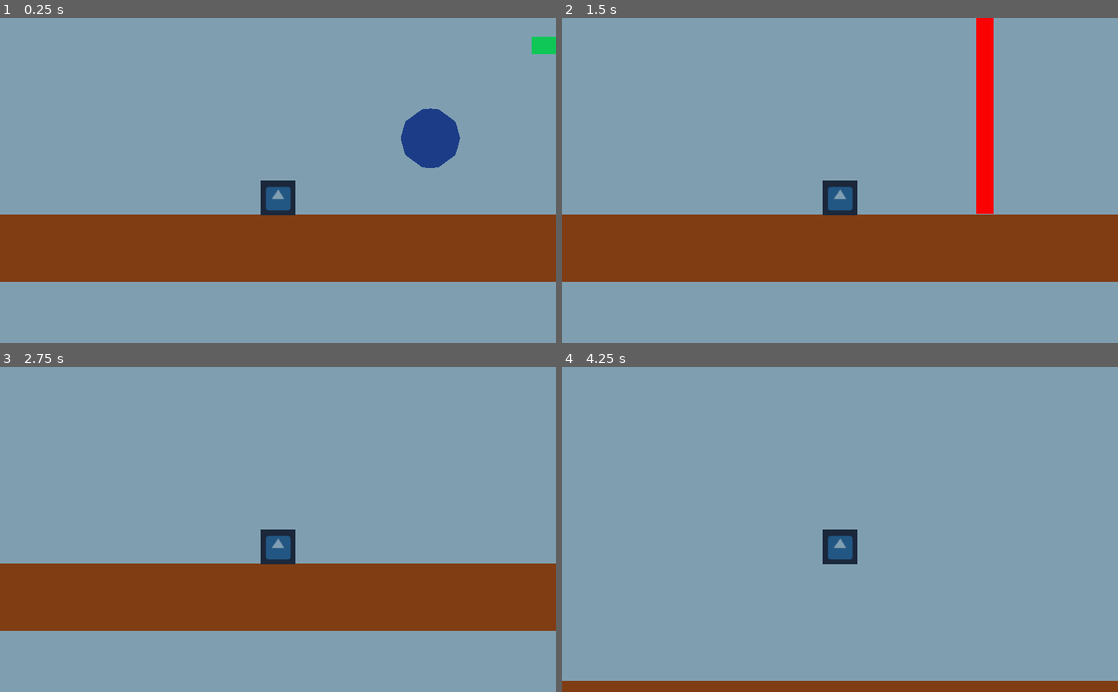
Above: before the commit, frames 1-4 (two rows, left to right).
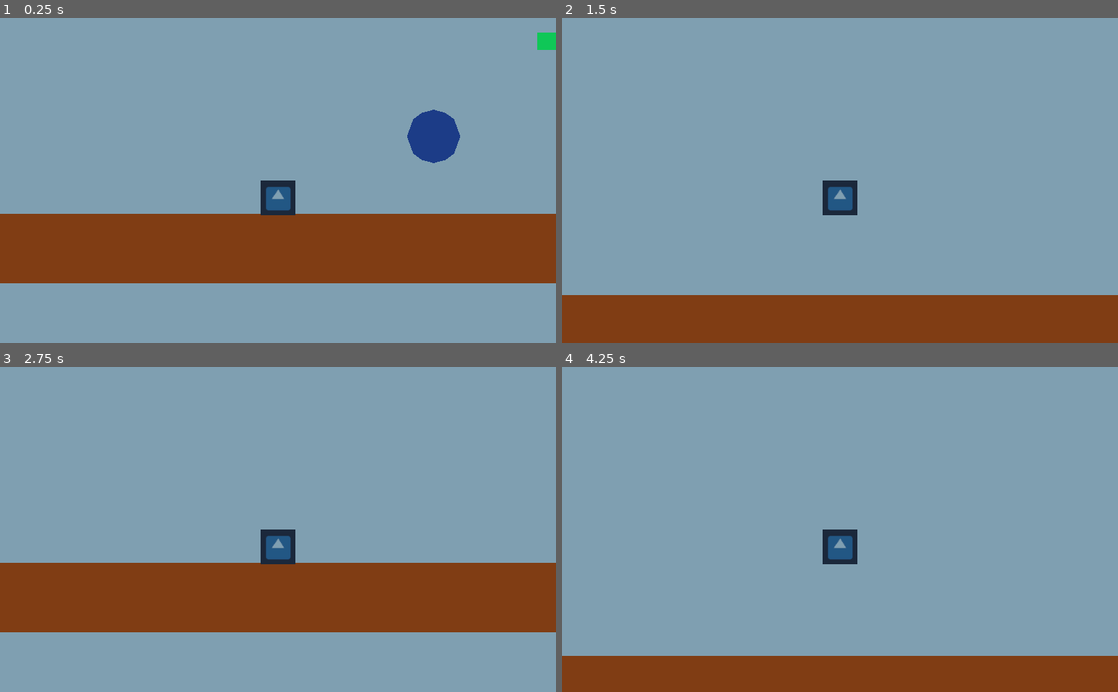
Above: after the commit, the same moments.

Repository: tessman322/Reiya
Game: Godot game, scene res://Level 1/level 1.tscn
Same seed, same stepped clock (60 frames per second), same inputs: the game is played once before the commit and once after it. The engine's default icon, where the game draws it, is replaced by a stand-in: a white triangle on a blue panel in a dark square.
Inputs:
- Up to frame 1 (0.25 s): no input
- Up to frame 2 (1.5 s): tap Enter at 0.5 s; hold D (move_right) 0.53-1.28 s; hold W (move_in) 0.53-1.28 s; tap Space (jump) at 0.77 s; hold A (move_left) from 1.28 s (still down); tap S (move_out) at 1.35 s
- Up to frame 3 (2.75 s): tap Space (jump) at 1.52 s; release A (move_left) at 2.03 s; hold D (move_right) from 2.03 s (still down); hold W (move_in) from 2.03 s (still down)
- Up to frame 4 (4.25 s): tap Space (jump) at 2.75, 3.02, 3.77 s; release W (move_in) at 2.78 s; tap S (move_out) at 2.85 s; release D (move_right) at 3.53 s; hold A (move_left) from 3.53 s (still down); hold W (move_in) from 3.53 s (still down)

The runs differ from the first frame. In frame 1, 1.1% of the frame differs, in the area x 0-100%, y 4-82%; in frame 2, 37%, in the area x 0-100%, y 0-100%; in frame 3, 0.6%; in frame 4, 7.7%.

Commit message:
fix for sliding too much
added few raycast collision objects on player scene
changed move_and_slide()'s  stop_on_slope parameter to true

Diff:
--- a/Level 1/level 1.tscn
+++ b/Level 1/level 1.tscn
@@ -32,7 +32,7 @@
 [node name="Meshes" type="CSGCombiner" parent="."]
 
 [node name="Surface" type="CSGBox" parent="Meshes"]
-transform = Transform( 50, 0, 0, 0, 15, 0, 0, 0, 19.0753, -9.01175, 4.95556, -25.176 )
+transform = Transform( 50, 0, 0, 0, 15, 0, 0, 0, 19.0753, -9.01175, 4.95556, -24.8899 )
 
 [node name="Floor" type="CSGBox" parent="Meshes"]
 transform = Transform( 50, 0, 0, 0, 2, 0, 0, 0, 50, 0, 0, 0 )
@@ -119,5 +119,5 @@
 transform = Transform( 1, 0, 0, 0, 1, 0, 0, 0, 5.24239, 0, 1, 70 )
 
 [node name="RemoteTransform" type="RemoteTransform" parent="Player"]
-transform = Transform( 50, 0, 0, 0, 15, 0, 0, 0, 100, 0, 0, -102 )
+transform = Transform( 50, 0, 0, 0, 15, 0, 0, 0, 100, 0, 0, -100.5 )
 remote_path = NodePath("../../Meshes/Surface")
--- a/Unnamed Hero/player scene.tscn
+++ b/Unnamed Hero/player scene.tscn
@@ -8,18 +8,43 @@
 [sub_resource type="QuadMesh" id=2]
 
 [sub_resource type="SpatialMaterial" id=3]
-params_billboard_mode = 1
-params_billboard_keep_scale = true
 albedo_texture = ExtResource( 2 )
+
+[sub_resource type="RayShape" id=4]
 
 [node name="Player" type="KinematicBody"]
 transform = Transform( 1, 0, 0, 0, 1, 0, 0, 0, 0.330618, 0, 0, 0 )
 script = ExtResource( 1 )
 
 [node name="CollisionShape" type="CollisionShape" parent="."]
+transform = Transform( 0.905906, 0, 0, 0, 0.553389, 0, 0, 0, 0.18003, 0, 0.0352235, 0 )
 shape = SubResource( 1 )
 
 [node name="CSGMesh" type="CSGMesh" parent="."]
 transform = Transform( 2, 0, 0, 0, 2, 0, 0, 0, 2, 0, 0, 0 )
 mesh = SubResource( 2 )
 material = SubResource( 3 )
+
+[node name="CollisionShape2" type="CollisionShape" parent="."]
+transform = Transform( 1, 0, 0, 0, -4.37114e-08, -0.915, 0, 1, -3.99959e-08, 0, 0, 0 )
+shape = SubResource( 4 )
+
+[node name="CollisionShape7" type="CollisionShape" parent="."]
+transform = Transform( 1, 0, 0, 0, -1.62921e-07, 0.915, 0, -1, -1.49072e-07, 0, 0, 0 )
+shape = SubResource( 4 )
+
+[node name="CollisionShape3" type="CollisionShape" parent="."]
+transform = Transform( 1, 0, 0, 0, -4.37114e-08, -0.915, 0, 1, -3.99959e-08, -0.875352, 0, 0 )
+shape = SubResource( 4 )
+
+[node name="CollisionShape6" type="CollisionShape" parent="."]
+transform = Transform( 1, 0, 0, 0, -1.62921e-07, 0.915, 0, -1, -1.49072e-07, -0.875352, 0, 0 )
+shape = SubResource( 4 )
+
+[node name="CollisionShape4" type="CollisionShape" parent="."]
+transform = Transform( 1, 0, 0, 0, -4.37114e-08, -0.915, 0, 1, -3.99959e-08, 0.892955, 0, 0 )
+shape = SubResource( 4 )
+
+[node name="CollisionShape5" type="CollisionShape" parent="."]
+transform = Transform( 1, 0, 0, 0, -1.62921e-07, 0.915, 0, -1, -1.49072e-07, 0.892955, 0, 0 )
+shape = SubResource( 4 )
--- a/Unnamed Hero/player.gd
+++ b/Unnamed Hero/player.gd
@@ -18,7 +18,7 @@
 	if is_on_floor():
 		if Input.is_action_pressed("jump"):
 			velocity.y+=jumpforce
-	velocity=move_and_slide(velocity,Vector3.UP)
+	velocity=move_and_slide(velocity,Vector3.UP, true)
 
 
 func get_input_axis():
Not shown: 1 places in Unnamed Hero/player scene.tscn that only renumber resources
